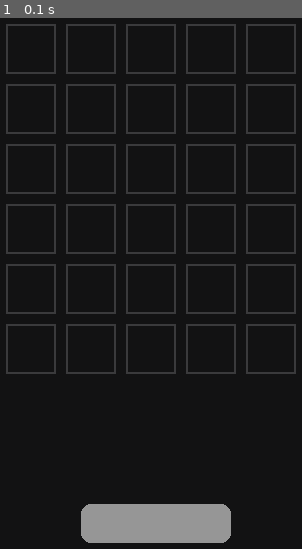
Above: before the commit, frame 1.
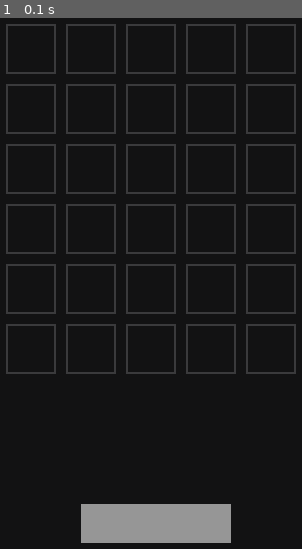
Above: after the commit, the same moment.

Repository: DuarteGSilva/PyGame-Wordle-Clone
Game: pygame game, started from wordle.py
The game is run twice, just before and just after one commit, with the same random seed, the same clock (stepped at 60 frames per second) and the same inputs.
Inputs:
- Up to frame 1 (0.1 s): no input

The runs differ from the first frame. In frame 1, less than 0.1% of the frame differs, in the area x 26-77%, y 91-99%.

Commit message:
Added updated files

Diff:
--- a/wordle.py
+++ b/wordle.py
@@ -245,7 +245,7 @@
                         continue
             colors.append(DARK_GRAY)
 
-        # edge case (example >>> answer: crepe | word submited: eeepr [word doesnt exist..])
+        # edge case (example >>> answer: crepe | word submited: eeepr [word doesnt exist but still..])
         used_letters_2 = []
         for letter in word:
             if letter not in used_letters_2:
@@ -273,12 +273,12 @@
 
         if self.grid[-1]._resolving:
             self.resolved = True
-            "losing animation here"
+            # addlosing animation here
 
         return "Word submitted"
 
     def clear(self):
-        "clear animation here?"
+        # add clear animation here?
         for word in self.grid:
             if word.resolved:
                 word.clear()
@@ -291,7 +291,7 @@
     # region initialize variables
     pg.init()
     screen = pg.display.set_mode((WIDTH, HEIGHT), pg.DOUBLEBUF | pg.HWSURFACE)
-    pg.display.set_caption("[SG] - Community Wordle")
+    pg.display.set_caption("PyGame Wordle")
     clock = pg.time.Clock()
     interface = Interface(screen, clock, (20, 700), 20,
         ("exit", None, "exit()"),
@@ -305,7 +305,7 @@
 
     game_on = True
 
-    submit = TextButton(screen, clock, (20, 700), "", 150, 26, 0, 200, 150, 50, 10, game.submit)
+    submit = TextButton(screen, clock, (20, 700), "", 150, 26, 0, 200, 150, 50, -1, game.submit)
     submit.center(WIDTH/2, submit.coords[1])
 
     # endregion
@@ -322,9 +322,6 @@
         for event in events:
             if event.type == pg.QUIT:
                 exit()
-            elif active:
-                if event.type == pg.MOUSEBUTTONUP and event.button == 3:
-                    game.submit("crane")
 
         # after events
         if active:
